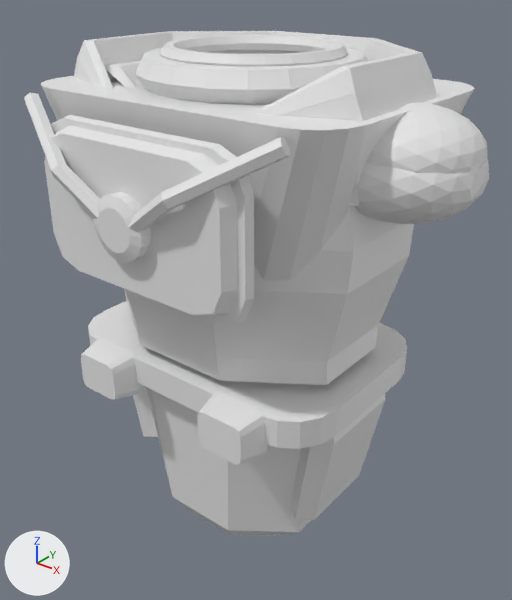
What one commit did to the OBJ model Models/person_female_vge_combat_vacsuit.obj.
The view is the same before and after, from a 50 mm lens placed at (0.672, -0.807, 0.914), pointed at (0.017, 0.012, 0.406). Arrows for +X, +Y and +Z are at lower left; the lights stay in place. The first picture is the older version. Materials are left out; every surface is plain grey. Where no turn or scale is listed for an object, it has been applied to the vertices. Vertices at exactly the same position are counted once.

The older version as bpy lines, for what is in view:
```python
me_person_female_vge_combat_vacsuit = bpy.data.meshes.new('person_female_vge_combat_vacsuit')
me_person_female_vge_combat_vacsuit.from_pydata(...)  # 2012 vertices, 3932 faces; spans x -0.364..0.364, y -0.266..0.259, z 0.0..0.8
# faces by material slot: [580, 1108, 1220, 892, 44, 88]
me_person_female_vge_combat_vacsuit.materials.append(mat_stuff_vgeb9_grey)
me_person_female_vge_combat_vacsuit.materials.append(mat_stuff_vgeb9_grey_dark)
me_person_female_vge_combat_vacsuit.materials.append(mat_vgeb9_dark)
me_person_female_vge_combat_vacsuit.materials.append(mat_stuff_vgeb9_white)
me_person_female_vge_combat_vacsuit.materials.append(mat_vgeb9_grey)
me_person_female_vge_combat_vacsuit.materials.append(mat_vgeb9_grey_dark)
ob_person_female_vge_combat_vacsuit = bpy.data.objects.new('person_female_vge_combat_vacsuit', me_person_female_vge_combat_vacsuit)
ob_person_female_vge_combat_vacsuit.location = (0.0, 0.0, 0.0)
```
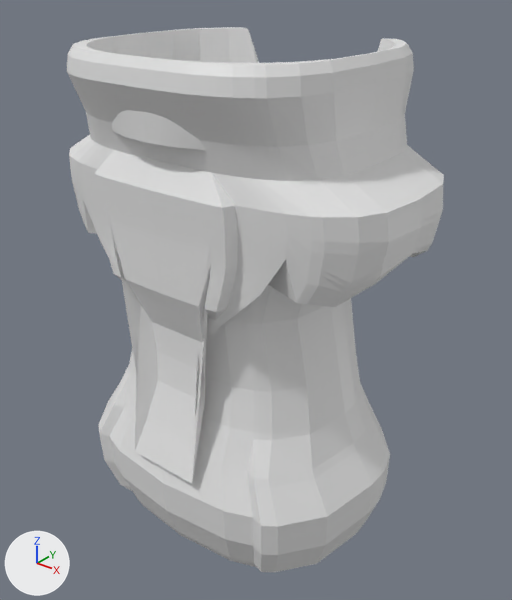
What differs and where, as boxes (x1, y1, x2, y2) in the pictures (512 x 600 px):
'person_female_vge_combat_vacsuit', reshaped (19% narrower, 8% taller)
    before: (24, 31, 489, 536)
    after: (67, 27, 444, 572)
part 1 of me_person_female_vge_combat_vacsuit, rebuilt
    before: (133, 381, 386, 536)
    after: (98, 285, 390, 572)
part 2 of me_person_female_vge_combat_vacsuit, rebuilt
    before: (124, 205, 414, 385)
    after: (67, 27, 444, 484)
part 3 of me_person_female_vge_combat_vacsuit, deleted
    before: (24, 31, 489, 465)

What changed in the scene script:
```text
Change me_person_female_vge_combat_vacsuit:
    used by ob_person_female_vge_combat_vacsuit; location = (0.0, 0.0, 0.0)
    remove me_person_female_vge_combat_vacsuit.from_pydata(...)  # 2012 vertices, 3932 faces; spans x -0.364..0.364, y -0.266..0.259, z 0.0..0.8
    add me_person_female_vge_combat_vacsuit.from_pydata(...)  # 1860 vertices, 3716 faces; spans x -0.298..0.298, y -0.209..0.191, z 0.0..0.805
    me_person_female_vge_combat_vacsuit part 1: the loose piece of 184 vertices spanning x -0.233..0.233, y -0.145..0.145, z 0.0..0.7 is rebuilt with 618 vertices and now spans x -0.262..0.262, y -0.205..0.167, z 0.0..0.75
    me_person_female_vge_combat_vacsuit part 2: the loose piece of 168 vertices spanning x -0.249..0.249, y -0.184..0.184, z 0.36..0.7 is rebuilt with 1242 vertices and now spans x -0.298..0.298, y -0.209..0.191, z 0.03..0.805
    me_person_female_vge_combat_vacsuit part 3: 27 loose pieces with 1660 vertices, spanning x -0.364..0.364, y -0.266..0.259, z 0.09..0.8, are deleted
```
